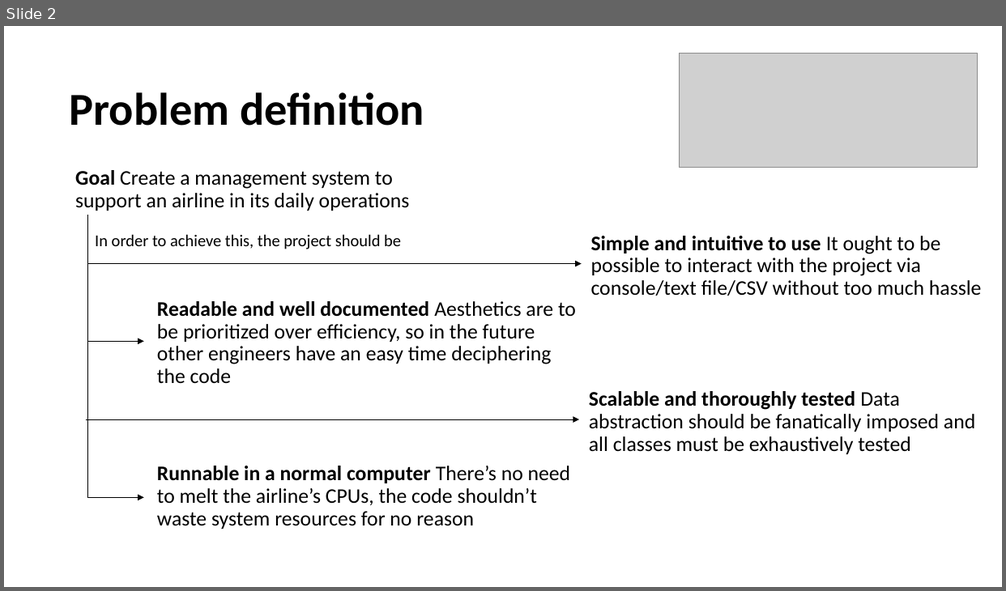
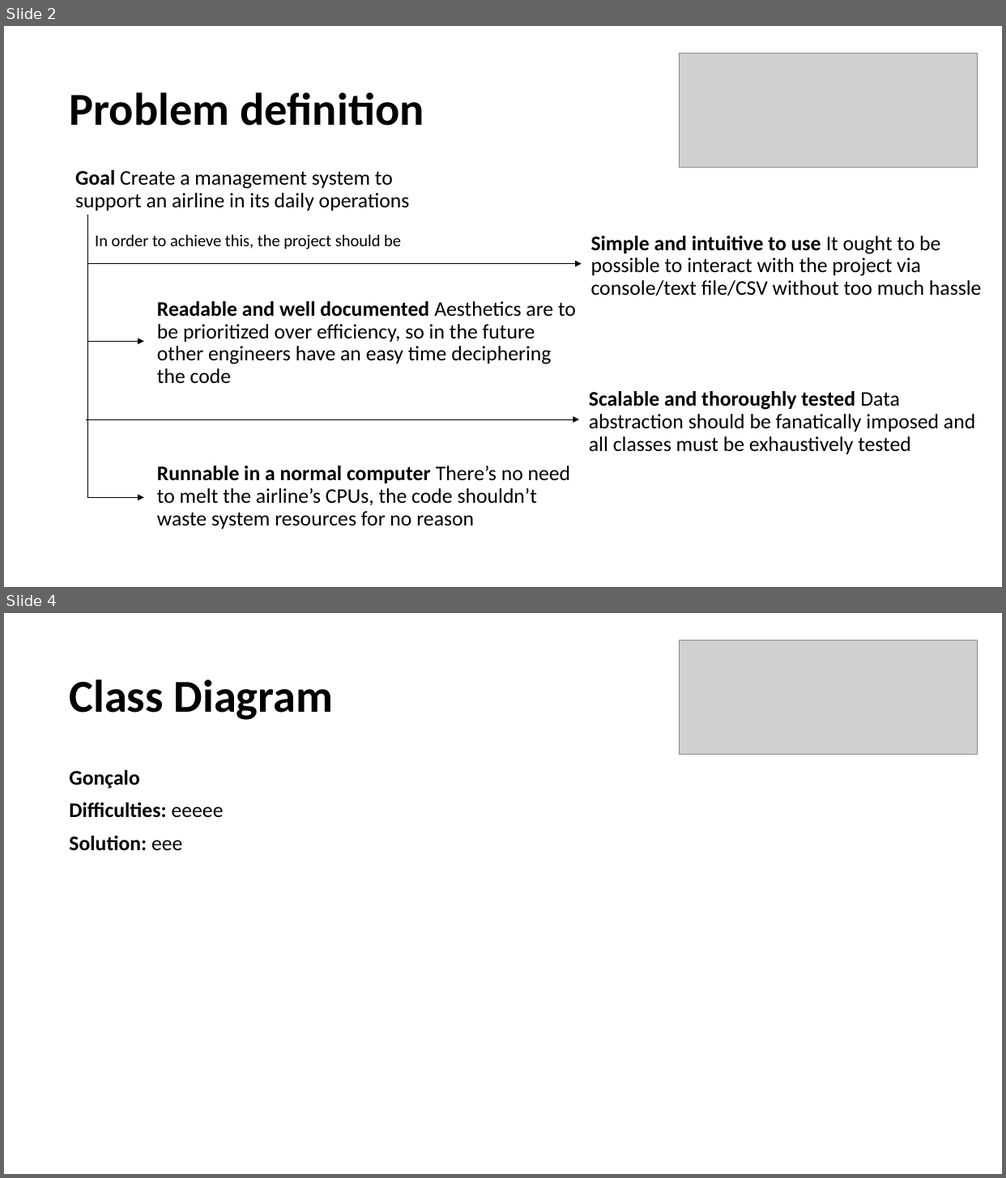
Before and after one commit to gpe0/AED-1, a slide deck: Airline Information Management.pptx. Shown one above the other, each under a label of ours: slide 2 before the commit, slides 2 and 4 after it; the slides between them are not shown. The pictures are 1006x591 and 1006x1178 pixels, drawn with LibreOffice and Linux fonts; fonts in the diff are those of the drawing; grey boxes stand for pictures. Boxes give left, top, right and bottom in pixels: in the first picture for what was removed or moved away, otherwise in the second. Text is boxed around its words. In the diff, an @@ line names an element or a change of style, - is before the commit and + after.

```diff
--- a/Airline Information Management.pptx
+++ b/Airline Information Management.pptx
@@ slide 4 added at box(4, 613, 1002, 1174), background #FFFFFF @@
@@ picture added at box(680, 640, 978, 755) @@
@@ text added at box(69, 679, 334, 720), 44 pt, text #000000, bold @@
+Class Diagram
@@ text added at box(69, 770, 224, 851), 20 pt, text #000000, bold @@
+Gonçalo
+Difficulties: eeeee
+Solution: eee
```
Also in this commit, not shown: 5 other slides added, 1 slide removed, 3 other files.
